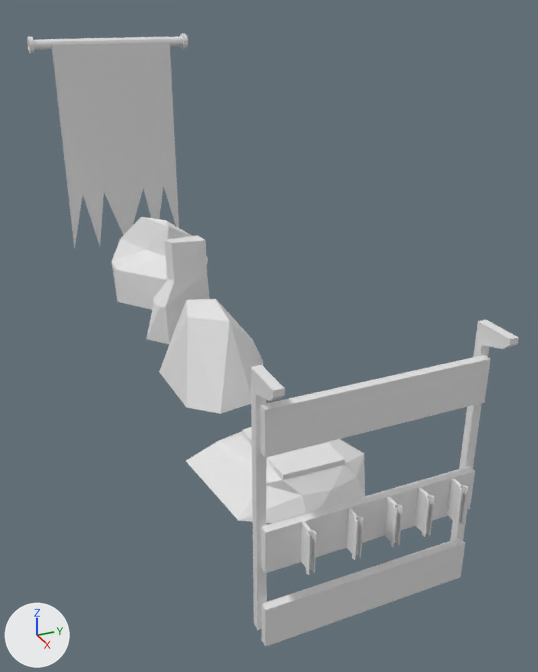
The Blender file DustinsBlender/DustinsModels.blend, before and after one commit.
One viewpoint serves both versions: a 50 mm lens placed at (105.9, -24.5, 38.1), pointed at (41.7, 4.4, 6.0). Every picture has the same lights, and +X, +Y and +Z are marked at lower left.
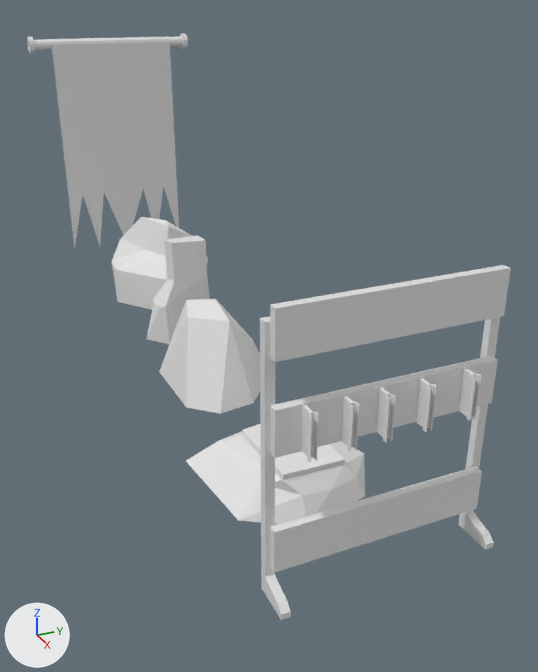
Pixel boxes (x1, y1, x2, y2) of what changed, in the pictures (538 x 672 px):
'Cube.004', moved, turned
    before: (261, 538, 465, 647)
    after: (270, 265, 511, 362)
'Cube.001', moved, turned
    before: (260, 355, 491, 458)
    after: (270, 466, 482, 573)
'Cube', moved, turned
    before: (261, 466, 475, 573)
    after: (270, 356, 498, 458)
'Cube.002', moved, turned
    before: (450, 320, 519, 541)
    after: (260, 316, 291, 620)
'Cube.003', moved, turned
    before: (251, 365, 285, 630)
    after: (458, 317, 500, 550)
'Cylinder.004', moved
    before: (415, 488, 434, 537)
    after: (341, 395, 360, 452)
'Cylinder.002', moved
    before: (346, 508, 363, 560)
    after: (416, 378, 437, 432)
'Cylinder.005', moved
    before: (384, 497, 403, 547)
    after: (376, 387, 396, 442)
'Cylinder.003', moved
    before: (301, 522, 316, 575)
    after: (459, 368, 481, 420)
'Cylinder.006', moved
    before: (447, 478, 468, 527)
    after: (302, 405, 319, 462)

The change, as a diff of the scene's bpy script:
```diff
--- a/DustinsBlender/DustinsModels.blend.py
+++ b/DustinsBlender/DustinsModels.blend.py
@@ ob_cube @@
 ob_cube = bpy.data.objects.new('Cube', me_cube)
-ob_cube.location = (70.3, 0.0, 3.5)
+ob_cube.location = (70.3, 0.7, 14.0)
+ob_cube.rotation_euler = (3.142, 0.0, 0.0)  # degrees (180, 0, 0)
 ob_cube.scale = (1.0, 8.54, 1.0)
@@ ob_cube_001 @@
 ob_cube_001 = bpy.data.objects.new('Cube.001', me_cube_002)
-ob_cube_001.location = (70.3, 0.0, 12.8)
+ob_cube_001.location = (70.3, 0.7, 4.7)
+ob_cube_001.rotation_euler = (3.142, 0.0, 0.0)  # degrees (180, 0, 0)
 ob_cube_001.scale = (1.0, 8.54, 1.0)
@@ ob_cylinder_005 @@
 ob_cylinder_005 = bpy.data.objects.new('Cylinder.005', me_cylinder_005)
-ob_cylinder_005.location = (71.2, 1.0, 4.2)
+ob_cylinder_005.location = (71.2, -0.3, 13.3)
 ob_cylinder_005.scale = (0.31, 0.31, 0.742)
@@ ob_cylinder_002 @@
 ob_cylinder_002 = bpy.data.objects.new('Cylinder.002', me_cylinder_007)
-ob_cylinder_002.location = (71.2, -2.2, 4.2)
+ob_cylinder_002.location = (71.2, 2.8, 13.3)
 ob_cylinder_002.scale = (0.31, 0.31, 0.742)
@@ ob_cylinder_003 @@
 ob_cylinder_003 = bpy.data.objects.new('Cylinder.003', me_cylinder_008)
-ob_cylinder_003.location = (71.2, -5.7, 4.2)
+ob_cylinder_003.location = (71.2, 6.4, 13.3)
 ob_cylinder_003.scale = (0.31, 0.31, 0.742)
@@ ob_cylinder_004 @@
 ob_cylinder_004 = bpy.data.objects.new('Cylinder.004', me_cylinder_009)
-ob_cylinder_004.location = (71.2, 3.6, 4.2)
+ob_cylinder_004.location = (71.2, -3.0, 13.3)
 ob_cylinder_004.scale = (0.31, 0.31, 0.742)
@@ ob_cylinder_006 @@
 ob_cylinder_006 = bpy.data.objects.new('Cylinder.006', me_cylinder_010)
-ob_cylinder_006.location = (71.2, 6.5, 4.2)
+ob_cylinder_006.location = (71.2, -5.9, 13.3)
 ob_cylinder_006.scale = (0.31, 0.31, 0.742)
@@ ob_cube_002 @@
 ob_cube_002 = bpy.data.objects.new('Cube.002', me_cube_008)
-ob_cube_002.location = (69.6, 8.6, 12.8)
+ob_cube_002.location = (69.6, -7.9, 4.7)
+ob_cube_002.rotation_euler = (3.142, 0.0, 0.0)  # degrees (180, 0, 0)
 ob_cube_002.scale = (1.0, 0.358, 1.0)
@@ ob_cube_003 @@
 ob_cube_003 = bpy.data.objects.new('Cube.003', me_cube_009)
-ob_cube_003.location = (69.6, -8.5, 12.8)
+ob_cube_003.location = (69.6, 9.2, 4.7)
+ob_cube_003.rotation_euler = (3.142, 0.0, 0.0)  # degrees (180, 0, 0)
 ob_cube_003.scale = (1.0, 0.358, 1.0)
@@ ob_cube_004 @@
 ob_cube_004 = bpy.data.objects.new('Cube.004', me_cube_010)
-ob_cube_004.location = (70.3, 0.0, -3.3)
+ob_cube_004.location = (70.3, 0.7, 20.7)
+ob_cube_004.rotation_euler = (3.142, 0.0, 0.0)  # degrees (180, 0, 0)
 ob_cube_004.scale = (1.0, 8.54, 1.0)
```
